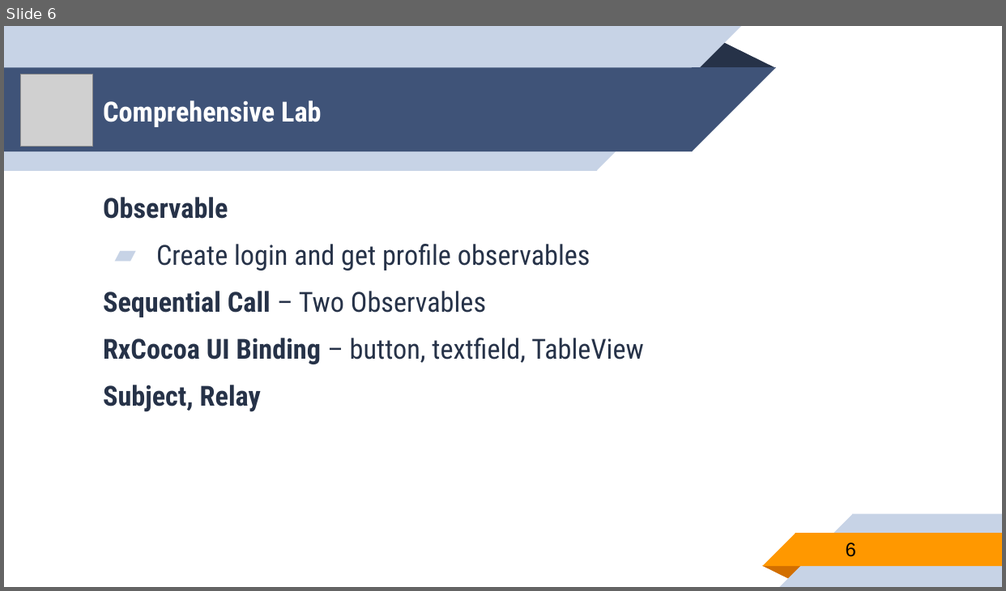
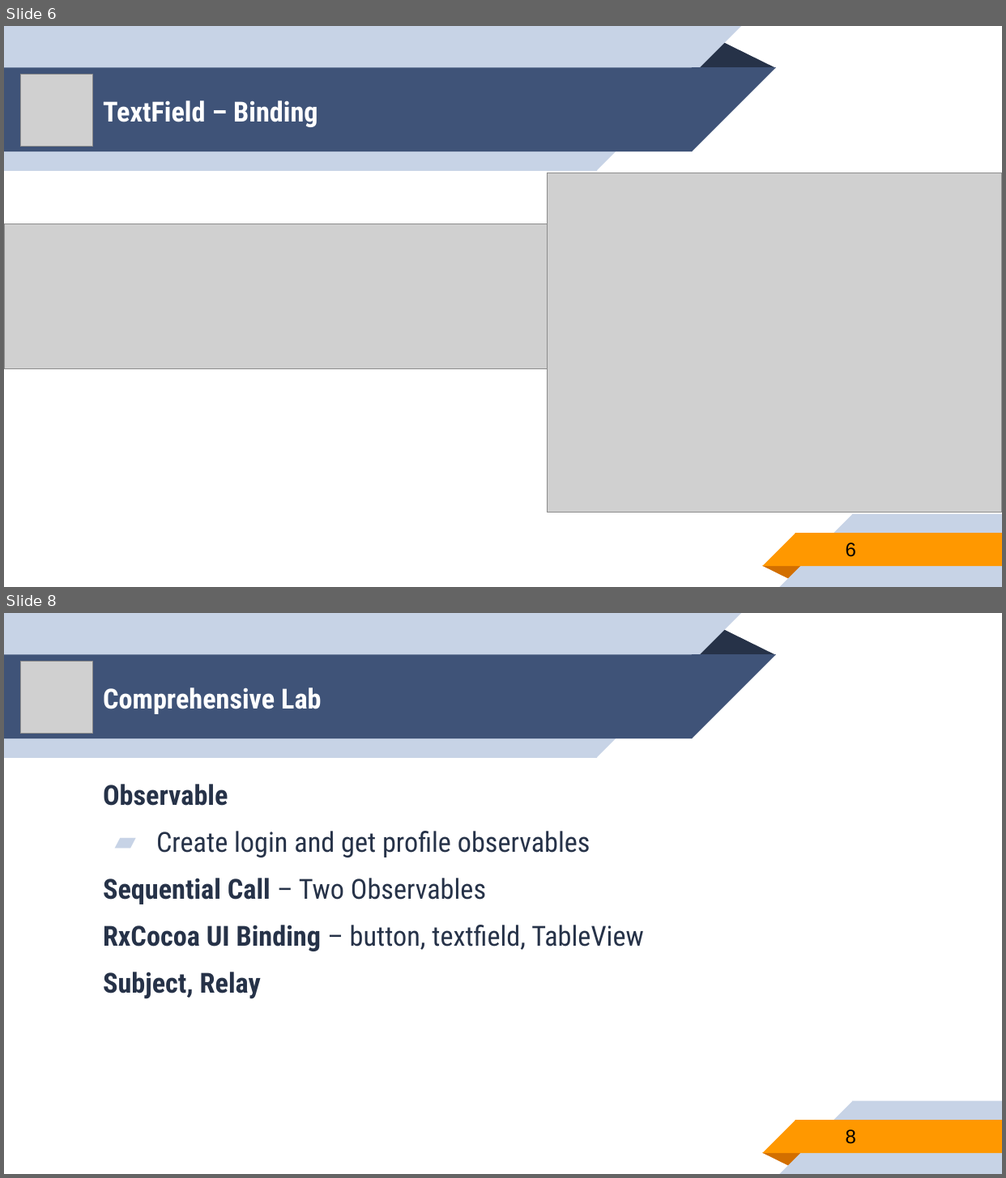
Before and after one commit to younghwankim/RxSwiftClass, a slide deck: RxSwiftBasics/day5/RxSwiftBasics5.pptx. Shown one above the other, each under a label of ours: slide 6 before the commit, slides 6 and 8 after it; the slides between them are not shown. The pictures are 1006x591 and 1006x1178 pixels, drawn with LibreOffice and Linux fonts; fonts in the diff are those of the drawing; grey boxes stand for pictures. Boxes give left, top, right and bottom in pixels: in the first picture for what was removed or moved away, otherwise in the second. Text is boxed around its words. In the diff, an @@ line names an element or a change of style, - is before the commit and + after.

Commit message:
Update PPT file (day5)

```diff
--- a/RxSwiftBasics/day5/RxSwiftBasics5.pptx
+++ b/RxSwiftBasics/day5/RxSwiftBasics5.pptx
@@ slide 6 added at (4,26,1002,587), background #FFFFFF; not listed: 10 template elements that a slide beside it also shows @@
@@ picture added at (21,74,94,147) @@
@@ title added at (103,101,317,127), 20 pt, text #FFFFFF, bold @@
+TextField – Binding
@@ picture added at (547,173,1002,512) @@
@@ picture added at (4,224,547,369) @@
@@ page number added at (846,543,856,557), 14 pt, text #000000 @@
+6
@@ what was slide 6 is now slide 8 @@
@@ page number at (846,1130,856,1144): text changed @@
-6
+8
```
Also in this commit, not shown: 1 other slide added, 1 other file.
